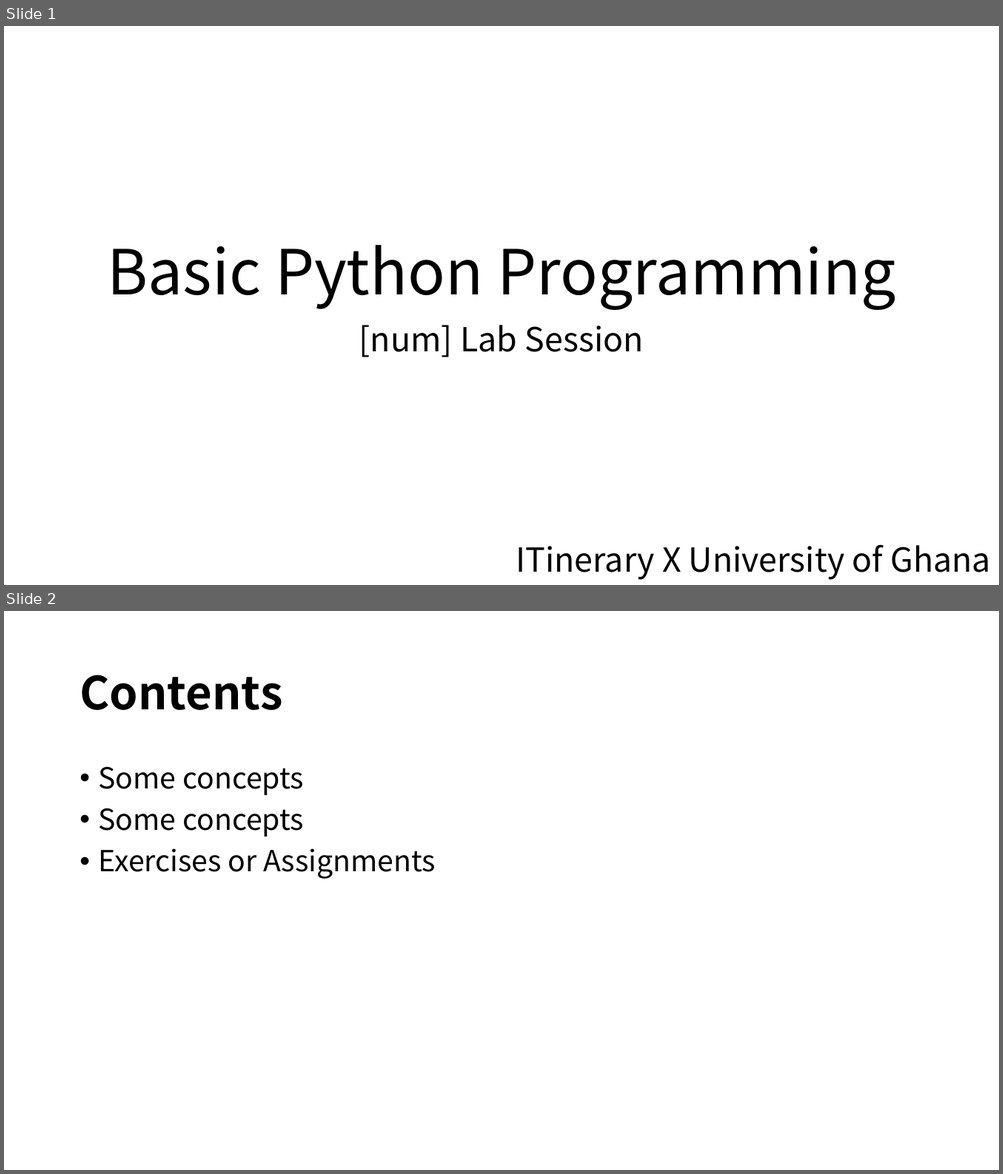
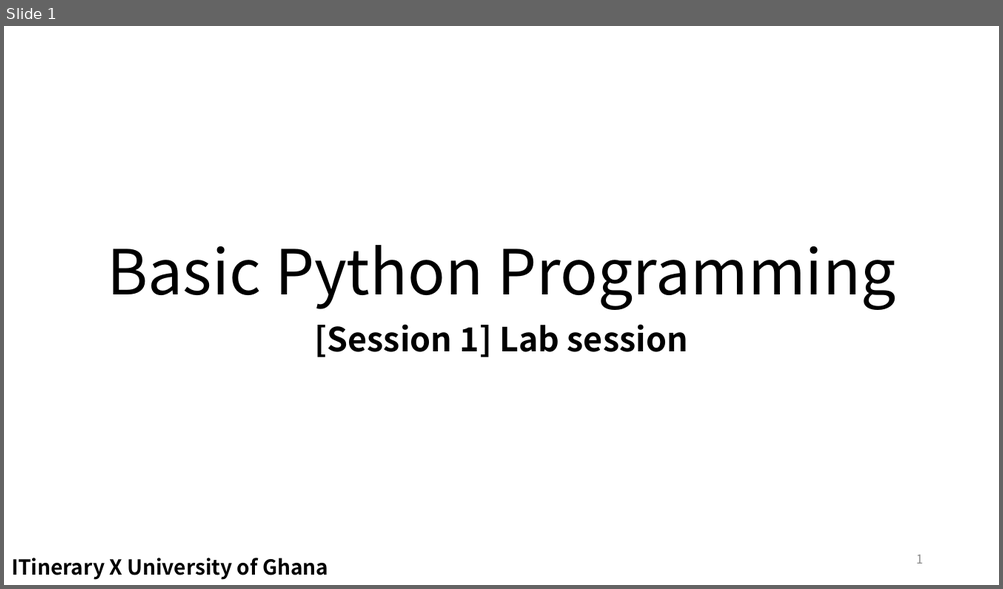
Before and after one commit to EunSeong-Park/EunSeong-Park.github.io, a slide deck: contents/2020_ITinerary/assets/session_1/labsession.pptx. Shown one above the other, each under a label of ours: slides 1 and 2 before the commit, slide 1 after it. The pictures are 1003x1174 and 1003x589 pixels, drawn with LibreOffice and Linux fonts; fonts in the diff are those of the drawing. Boxes give left, top, right and bottom in pixels: in the first picture for what was removed or moved away, otherwise in the second. Text is boxed around its words. In the diff, an @@ line names an element or a change of style, - is before the commit and + after.

```diff
--- a/contents/2020_ITinerary/assets/session_1/labsession.pptx
+++ b/contents/2020_ITinerary/assets/session_1/labsession.pptx
@@ slide 2 removed at [4, 611, 999, 1170], background #FFFFFF @@
@@ title removed at [79, 675, 282, 710] @@
-Contents
@@ text removed at [99, 766, 435, 879] @@
-• Some concepts
-• Some concepts
-• Exercises or Assignments
@@ slide 1 changed as well @@
@@ subtitle at [315, 324, 688, 358]: text changed; bold on @@
-[num] Lab Session
+[Session 1] Lab session
@@ text "ITinerary X University of Ghana": place and size @@
-text "ITinerary X University of Ghana" at [515, 545, 990, 580]
+text "ITinerary X University of Ghana" at [11, 558, 328, 580]
@@ text "ITinerary X University of Ghana" at [11, 558, 328, 580]: size 32 to 20 pt, bold on; alignment right to left @@
@@ page number added at [916, 555, 922, 564], 12 pt, text #8C8C8C @@
+1
```
Also in this commit, not shown: 1 other slide changed, 16 slides added, 4 other slides removed, 15 other files.
